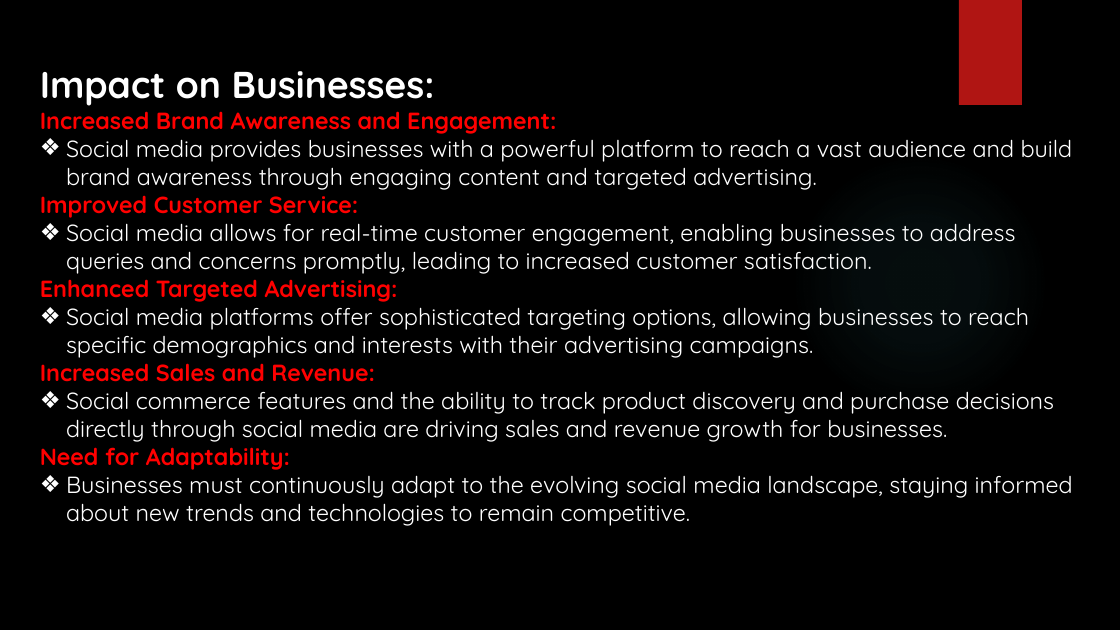
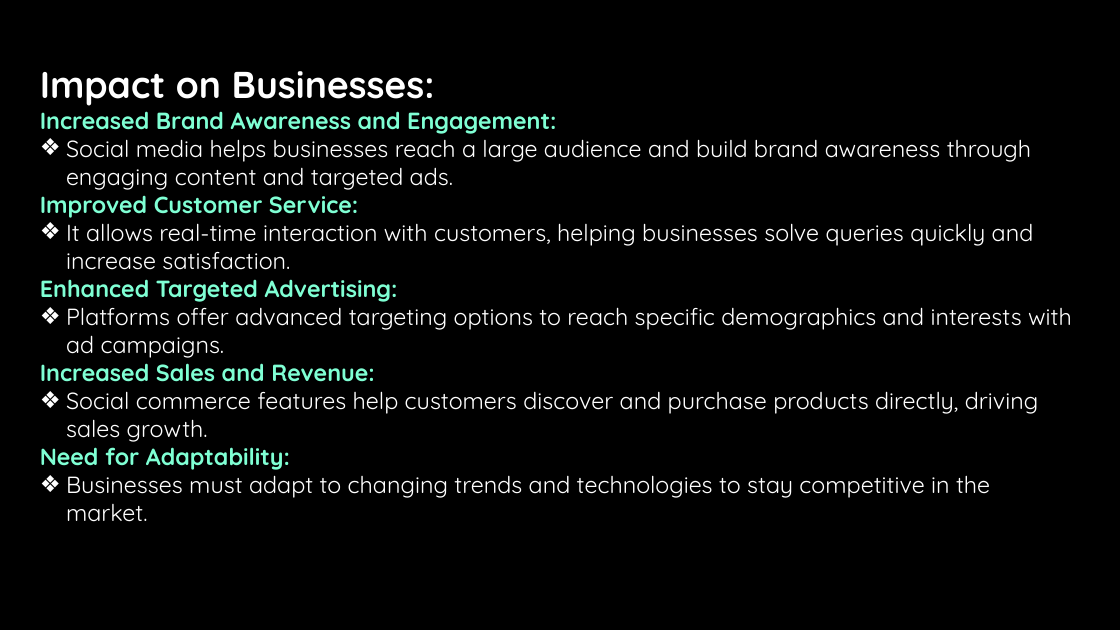
Before and after one commit to hg301240-maker/Social-Media-Usage-Trends-in-2025, a slide deck: slide 3 of PowerPoint Project.pptx. Drawn at 1120x630 pixels with LibreOffice and Linux fonts; fonts in the diff are those of the drawing; background and template pictures are left out. Boxes give left, top, right and bottom in pixels: in the first picture for what was removed or moved away, otherwise in the second. Text is boxed around its words. In the diff, an @@ line names an element or a change of style, - is before the commit and + after.

```diff
--- a/PowerPoint Project.pptx
+++ b/PowerPoint Project.pptx
@@ rectangle removed at [959,0,1022,105] @@
@@ text at [40,105,556,470]: text colour #FF0000 to #7FFFD4 in "Increased Brand Awareness and Engagement:", "Improved Customer Service:", "Enhanced Targeted Advertising:", "Increased Sales and Revenue:" and 1 more places @@
@@ text at [66,133,1031,190]: text changed @@
-❖ Social media provides businesses with a powerful platform to reach a vast audience and build brand awareness through engaging content and targeted advertising.
+❖ Social media helps businesses reach a large audience and build brand awareness through engaging content and targeted ads.
@@ ellipse removed at [791,154,1049,413] @@
@@ text at [66,217,1034,270]: text changed @@
-❖ Social media allows for real-time customer engagement, enabling businesses to address queries and concerns promptly, leading to increased customer satisfaction.
+❖ It allows real-time interaction with customers, helping businesses solve queries quickly and increase satisfaction.
@@ text at [66,301,1072,358]: text changed @@
-❖ Social media platforms offer sophisticated targeting options, allowing businesses to reach specific demographics and interests with their advertising campaigns.
+❖ Platforms offer advanced targeting options to reach specific demographics and interests with ad campaigns.
@@ text at [66,391,1038,442]: text changed @@
-❖ Social commerce features and the ability to track product discovery and purchase decisions directly through social media are driving sales and revenue growth for businesses.
+❖ Social commerce features help customers discover and purchase products directly, driving sales growth.
@@ text at [66,469,990,522]: text changed @@
-❖ Businesses must continuously adapt to the evolving social media landscape, staying informed about new trends and technologies to remain competitive.
+❖ Businesses must adapt to changing trends and technologies to stay competitive in the market.
```
Also in this commit, not shown: 12 other slides changed.
